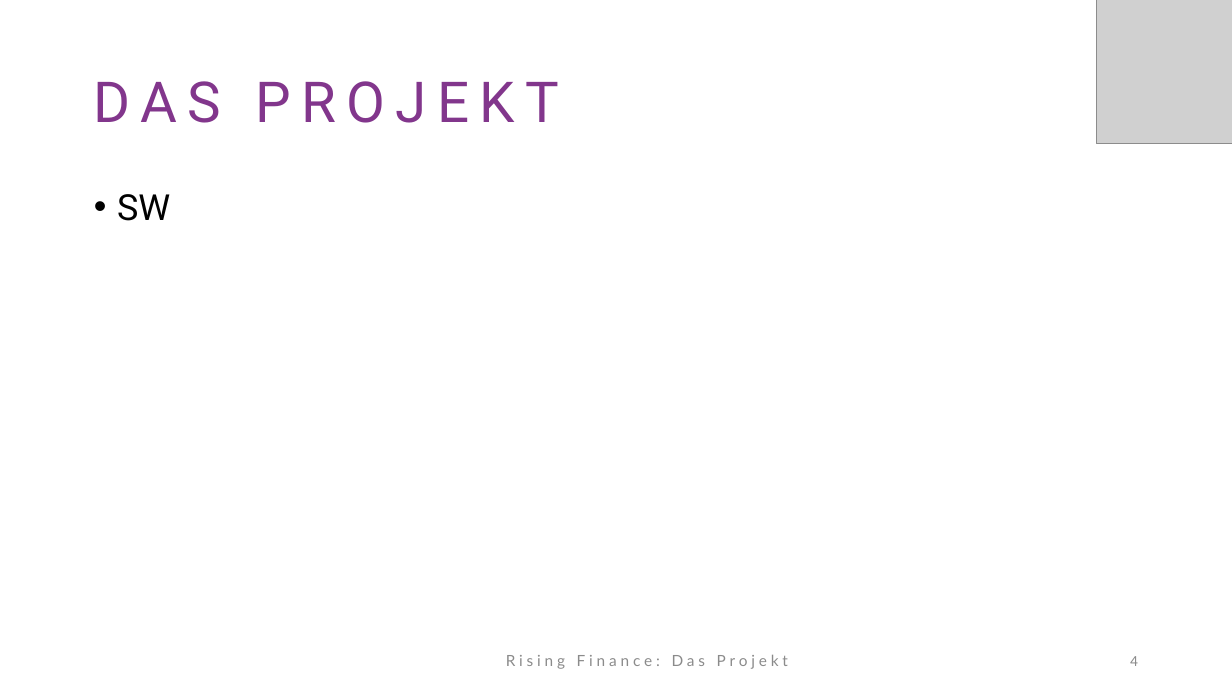
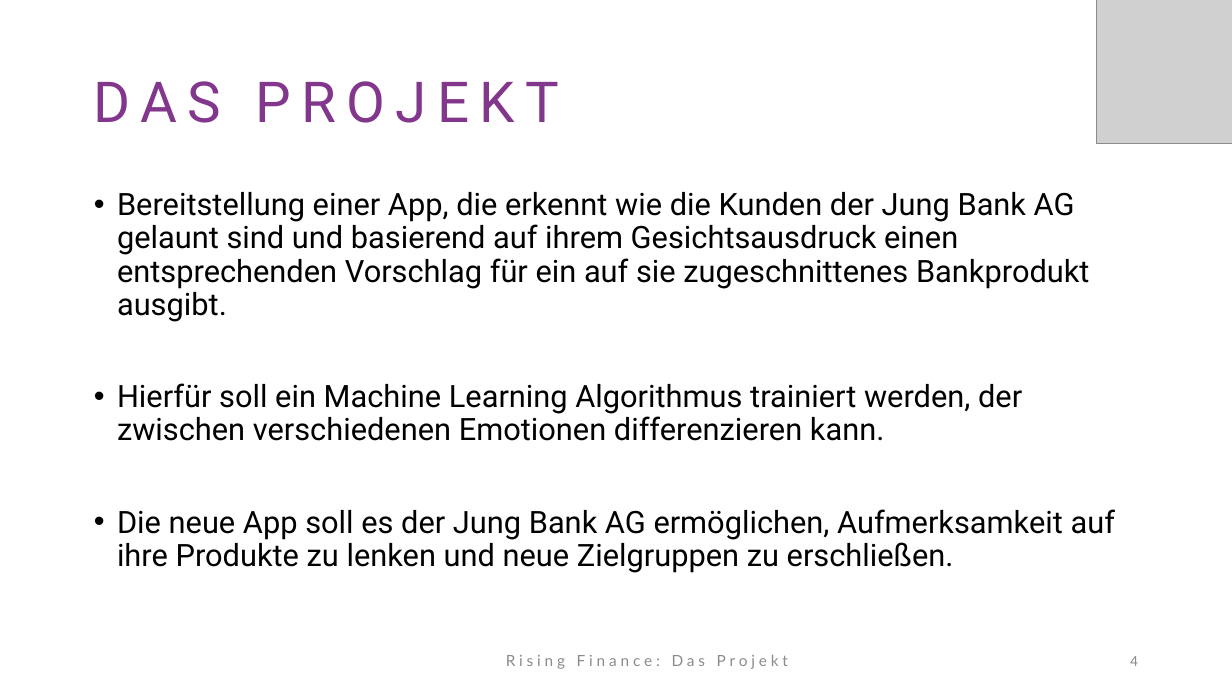
Before and after one commit to LennartFertig/Fallstudie-Rising-Finance, a slide deck: slide 4 of Abschlusspräsentation.pptx. Drawn at 1232x693 pixels with LibreOffice and Linux fonts; fonts in the diff are those of the drawing; grey boxes stand for pictures. Boxes give left, top, right and bottom in pixels: in the first picture for what was removed or moved away, otherwise in the second. Text is boxed around its words. In the diff, an @@ line names an element or a change of style, - is before the commit and + after.

```diff
--- a/Abschlusspräsentation.pptx
+++ b/Abschlusspräsentation.pptx
@@ text at (117,192,1115,573): text changed; size 28 to 24 pt @@
-• SW
+• Bereitstellung einer App, die erkennt wie die Kunden der Jung Bank AG gelaunt sind und basierend auf ihrem Gesichtsausdruck einen entsprechenden Vorschlag für ein auf sie zugeschnittenes Bankprodukt ausgibt.
+• Hierfür soll ein Machine Learning Algorithmus trainiert werden, der zwischen verschiedenen Emotionen differenzieren kann.
+• Die neue App soll es der Jung Bank AG ermöglichen, Aufmerksamkeit auf ihre Produkte zu lenken und neue Zielgruppen zu erschließen.
```
Also in this commit, not shown: 6 other slides changed, 1 slide added.
